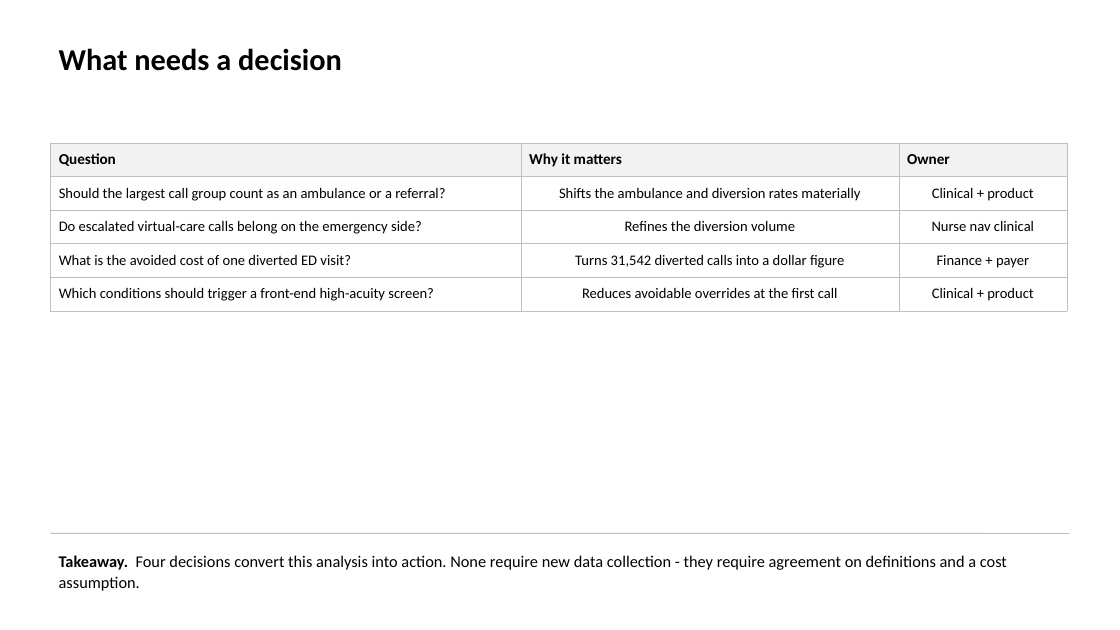
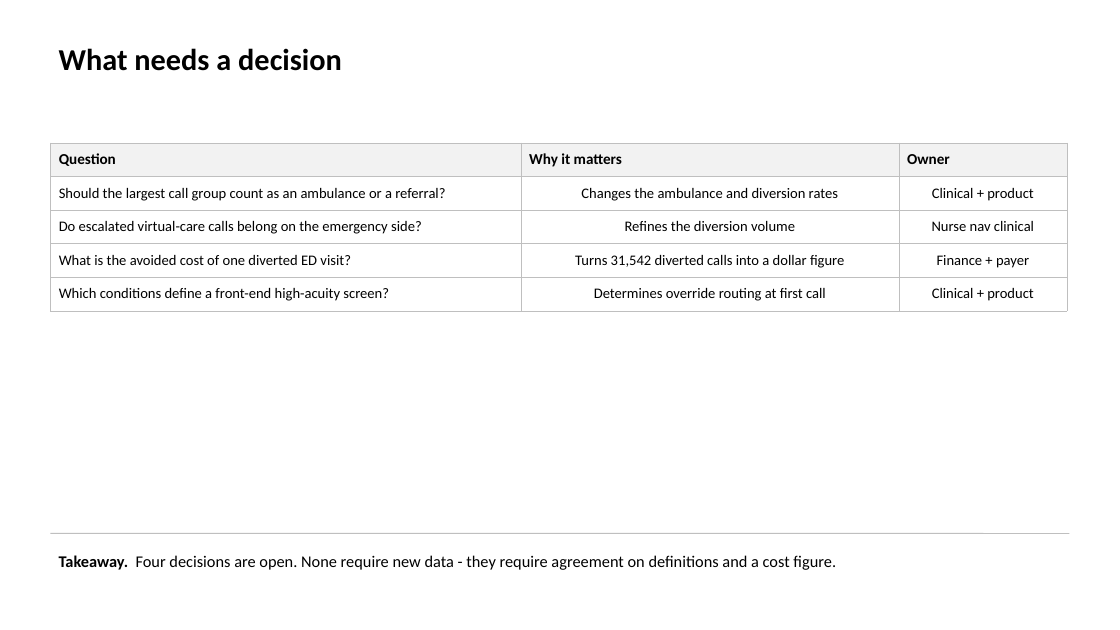
Before and after one commit to jwsmitherman/llm_projects, a slide deck: slide 7 of nurse_nav_qa_story.pptx. Drawn at 1120x630 pixels with LibreOffice and Linux fonts; fonts in the diff are those of the drawing. Boxes give left, top, right and bottom in pixels: in the first picture for what was removed or moved away, otherwise in the second. Text is boxed around its words. In the diff, an @@ line names an element or a change of style, - is before the commit and + after.

```diff
--- a/nurse_nav_qa_story.pptx
+++ b/nurse_nav_qa_story.pptx
@@ table at [50, 143, 1067, 305] @@
-row 2, column 2: Shifts the ambulance and diversion rates materially
+row 2, column 2: Changes the ambulance and diversion rates
-row 5, column 1: Which conditions should trigger a front-end high-acuity screen?
+row 5, column 1: Which conditions define a front-end high-acuity screen?
-row 5, column 2: Reduces avoidable overrides at the first call
+row 5, column 2: Determines override routing at first call
@@ text at [59, 555, 836, 570]: text changed @@
-Takeaway. Four decisions convert this analysis into action. None require new data collection - they require agreement on definitions and a cost assumption.
+Takeaway. Four decisions are open. None require new data - they require agreement on definitions and a cost figure.
```
Also in this commit, not shown: 6 other slides changed.
